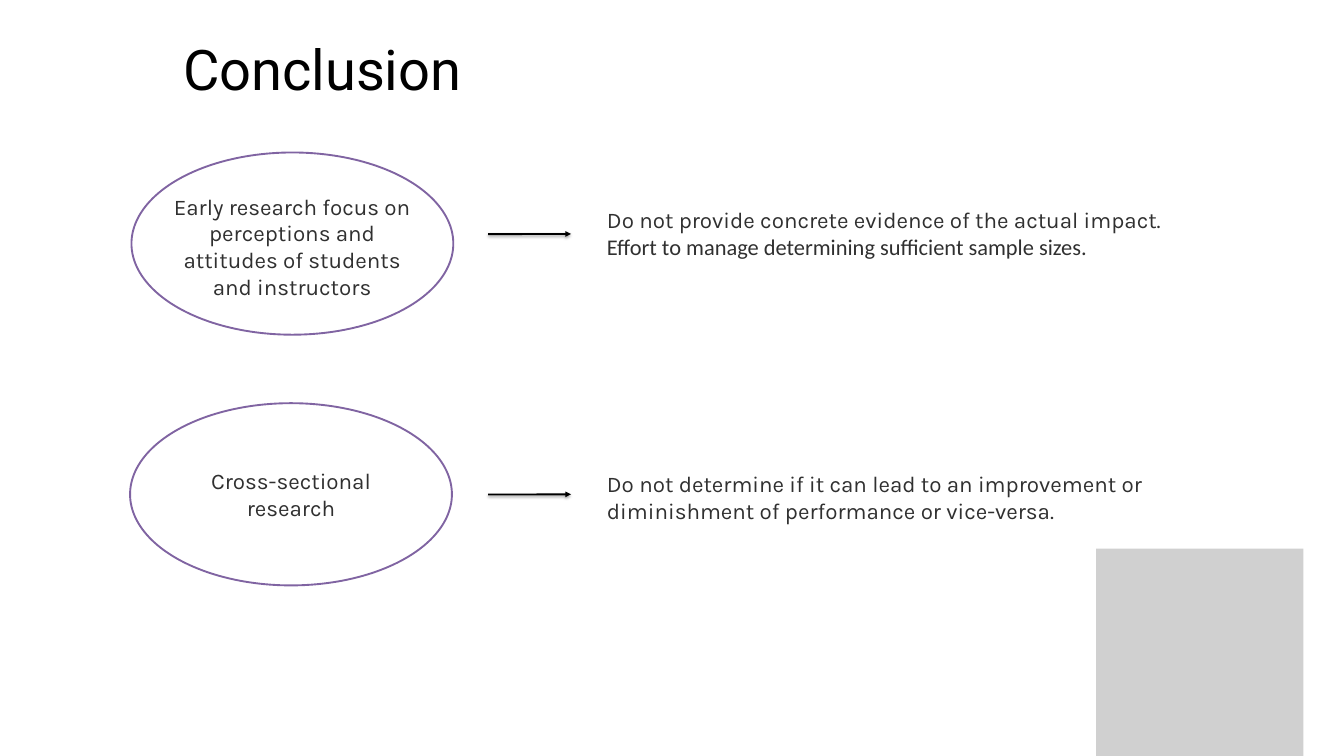
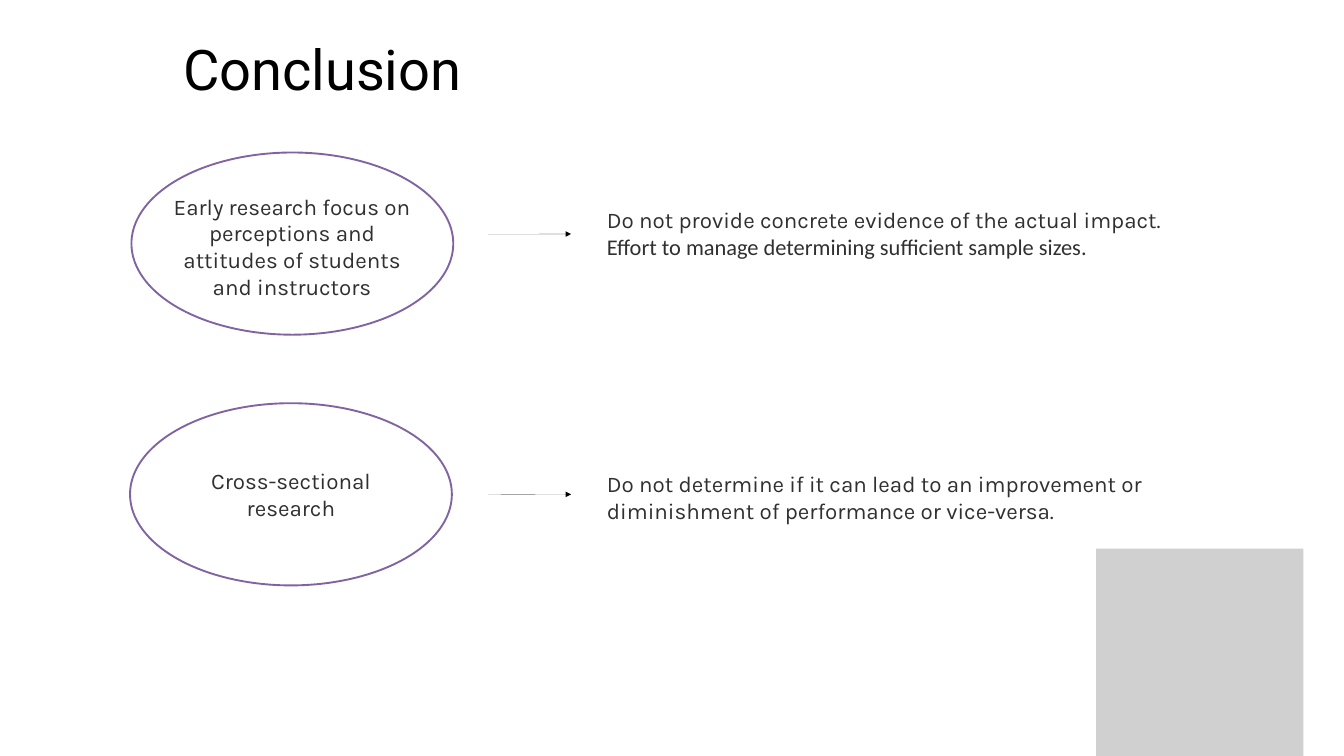
Before and after one commit to tinasophie15/tcpp_project_chatgpt_learning, a slide deck: slide 13 of Presentation.pptx (slide 8 before the commit). Drawn at 1344x756 pixels with LibreOffice and Linux fonts; fonts in the diff are those of the drawing; grey boxes stand for pictures. Boxes give left, top, right and bottom in pixels: in the first picture for what was removed or moved away, otherwise in the second. Text is boxed around its words. In the diff, an @@ line names an element or a change of style, - is before the commit and + after.

```diff
--- a/Presentation.pptx
+++ b/Presentation.pptx
@@ arrow (488, 234) - (571, 234): stroke #000000 2 pt to #000000 0.75 pt @@
@@ arrow (488, 495) - (571, 495): stroke #000000 2 pt to #000000 0.75 pt @@
```
Also in this commit, not shown: 9 other slides changed, 5 slides added.
